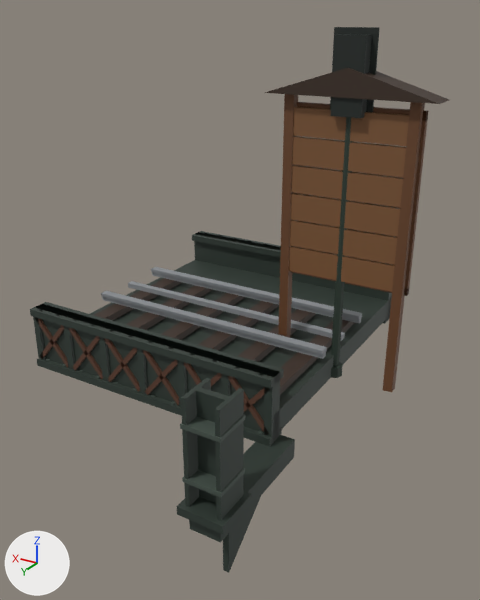
The glTF model public/models/street.glb as it was, and as the next commit left it.
Camera for both pictures: a camera (50 mm lens) standing at (-2.4, 6.0, 3.62) and looking at (0.9, 0.49, 0.86). Arrows for +X, +Y and +Z are at lower left; the lights stay in place. The first picture is the older version.

The scene before the commit, as lines of its bpy script (objects in view):
```python
me_elcolumn = bpy.data.meshes.new('ElColumn')
me_elcolumn.from_pydata(...)  # a box spanning x -0.17..-0.13, y 2.23..2.57, z 0.0..1.0, material slot 0; a box spanning x 0.13..0.17, y 2.23..2.57, z 0.0..1.0, material slot 0; a box spanning x -0.13..0.13, y 2.37..2.43, z 0.0..1.0, material slot 0; a box spanning x -0.18..0.18, y 2.22..2.58, z 0.23..0.27, material slot 1; a box spanning x -0.18..0.18, y 2.22..2.58, z 0.73..0.77, material slot 1
me_elcolumn.materials.append(mat_elsteel)  # dark grey #2f3a33
me_elcolumn.materials.append(mat_elrivet)  # dark grey #46524a
me_elspan = bpy.data.meshes.new('ElSpan')
me_elspan.from_pydata(...)  # 832 vertices, 1248 faces; spans x 0.0..3.0, y -1.87..1.47, z -0.05..0.65
# faces by material slot: [252, 288, 576, 72, 60]
me_elspan.materials.append(mat_elsteel)  # dark grey #2f3a33
me_elspan.materials.append(mat_elrust)  # brown #5a3a2a
me_elspan.materials.append(mat_elrivet)  # dark grey #46524a
me_elspan.materials.append(mat_eltie)  # brown #3a2a20
me_elspan.materials.append(mat_elrail)  # grey #8a8e92
me_wantedboard = bpy.data.meshes.new('WantedBoard')
me_wantedboard.from_pydata(...)  # 94 vertices, 152 faces; spans x -0.85..0.85, y -0.2..0.14, z 0.0..3.18
# faces by material slot: [72, 72, 8]
me_wantedboard.materials.append(mat_boardwood)  # brown #6a4428
me_wantedboard.materials.append(mat_boardplank)  # brown #7e5634
me_wantedboard.materials.append(mat_boardroof)  # brown #3a2a1e
ob_elcolumn = bpy.data.objects.new('ElColumn', me_elcolumn)
ob_elcolumn.location = (0.0, 0.0, 0.0)
ob_elspan = bpy.data.objects.new('ElSpan', me_elspan)
ob_elspan.location = (0.0, 0.0, 0.0)
ob_wantedboard = bpy.data.objects.new('WantedBoard', me_wantedboard)
ob_wantedboard.location = (0.0, 0.0, 0.0)
# also in view: 'ElColumnCap' at (0.0, 1.93, -0.45); 'TrafficSignal' at (0.0, -0.07, 1.75)
```
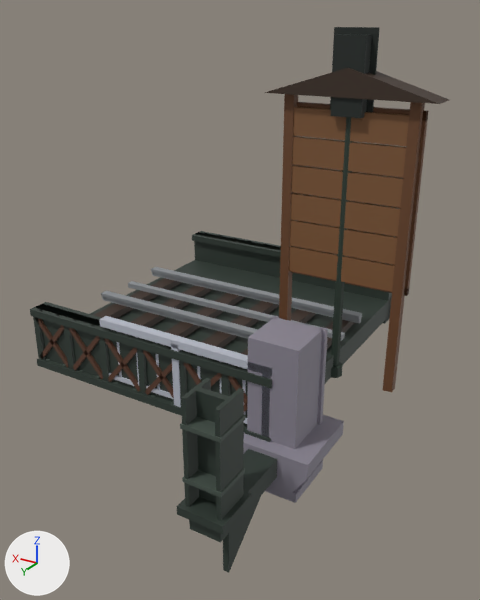
Boxes [x1, y1, x2, y2] around the edits, measured in the pictures (480 x 600 px):
```json
{"object": "OverpassPillar", "change": "added", "after": [247, 315, 328, 449]}
{"object": "OverpassCap", "change": "added", "after": [243, 415, 344, 503]}
{"object": "OverpassRail", "change": "added", "after": [100, 316, 272, 437]}
```

Scene script edits in JSON lines:
```json
{"op": "add", "block": "mat_opmetal", "code": ["mat_opmetal = principled_material('opMetal')", "mat_opmetal.base_color = (0.479, 0.503, 0.578)  # light grey #b8bcc8", "mat_opmetal.roughness = 0.6"]}
{"op": "add", "block": "mat_opconcrete", "code": ["mat_opconcrete = principled_material('opConcrete')", "mat_opconcrete.base_color = (0.262, 0.242, 0.296)  # grey #8c8794", "mat_opconcrete.roughness = 0.6"]}
{"op": "add", "block": "me_overpassrail", "code": ["me_overpassrail = bpy.data.meshes.new('OverpassRail')", "me_overpassrail.from_pydata(...)  # 80 vertices, 120 faces; spans x 0.0..2.0, y 1.35..1.45, z 0.0..0.76", "me_overpassrail.materials.append(mat_opmetal)  # light grey #b8bcc8"]}
{"op": "add", "block": "me_overpasspillar", "code": ["me_overpasspillar = bpy.data.meshes.new('OverpassPillar')", "me_overpasspillar.from_pydata(...)  # a box spanning x -0.25..0.25, y 0.95..1.45, z 0.0..1.0; a box spanning x -0.28..-0.22, y 0.92..0.98, z 0.0..1.0; a box spanning x 0.22..0.28, y 0.92..0.98, z 0.0..1.0", "me_overpasspillar.materials.append(mat_opconcrete)  # grey #8c8794"]}
{"op": "add", "block": "me_overpasscap", "code": ["me_overpasscap = bpy.data.meshes.new('OverpassCap')", "me_overpasscap.from_pydata(...)  # 20 vertices, 32 faces; spans x -0.45..0.45, y 0.8..1.6, z -0.55..0.0", "me_overpasscap.materials.append(mat_opconcrete)  # grey #8c8794"]}
{"op": "add", "block": "ob_overpassrail", "code": ["ob_overpassrail = bpy.data.objects.new('OverpassRail', me_overpassrail)", "ob_overpassrail.location = (0.0, 0.0, 0.0)"]}
{"op": "add", "block": "ob_overpasspillar", "code": ["ob_overpasspillar = bpy.data.objects.new('OverpassPillar', me_overpasspillar)", "ob_overpasspillar.location = (0.0, 0.0, 0.0)"]}
{"op": "add", "block": "ob_overpasscap", "code": ["ob_overpasscap = bpy.data.objects.new('OverpassCap', me_overpasscap)", "ob_overpasscap.location = (0.0, 0.0, 0.0)"]}
```
